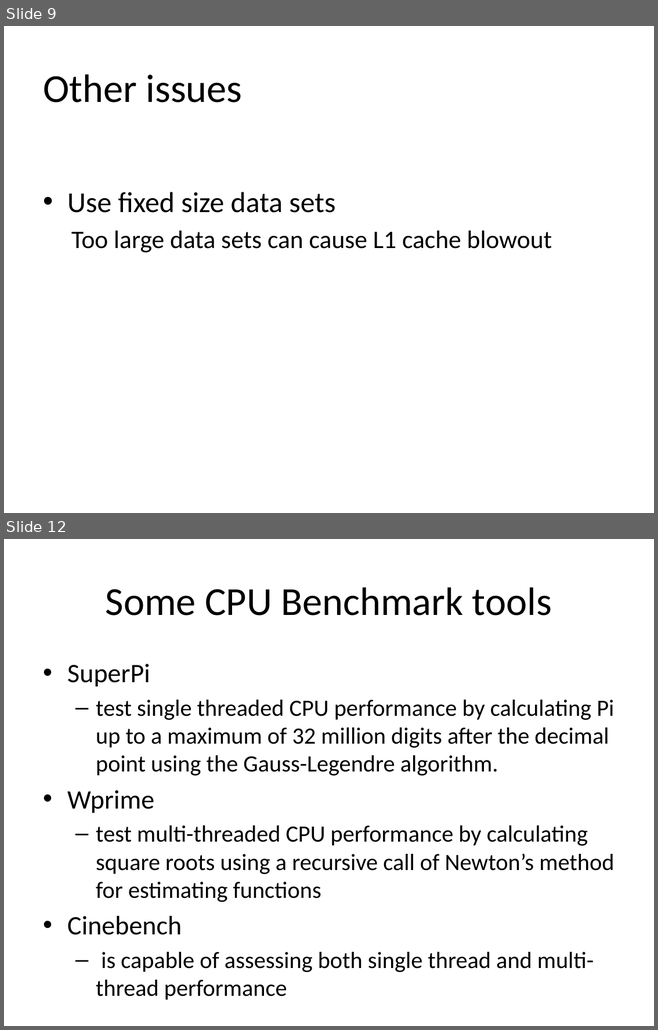
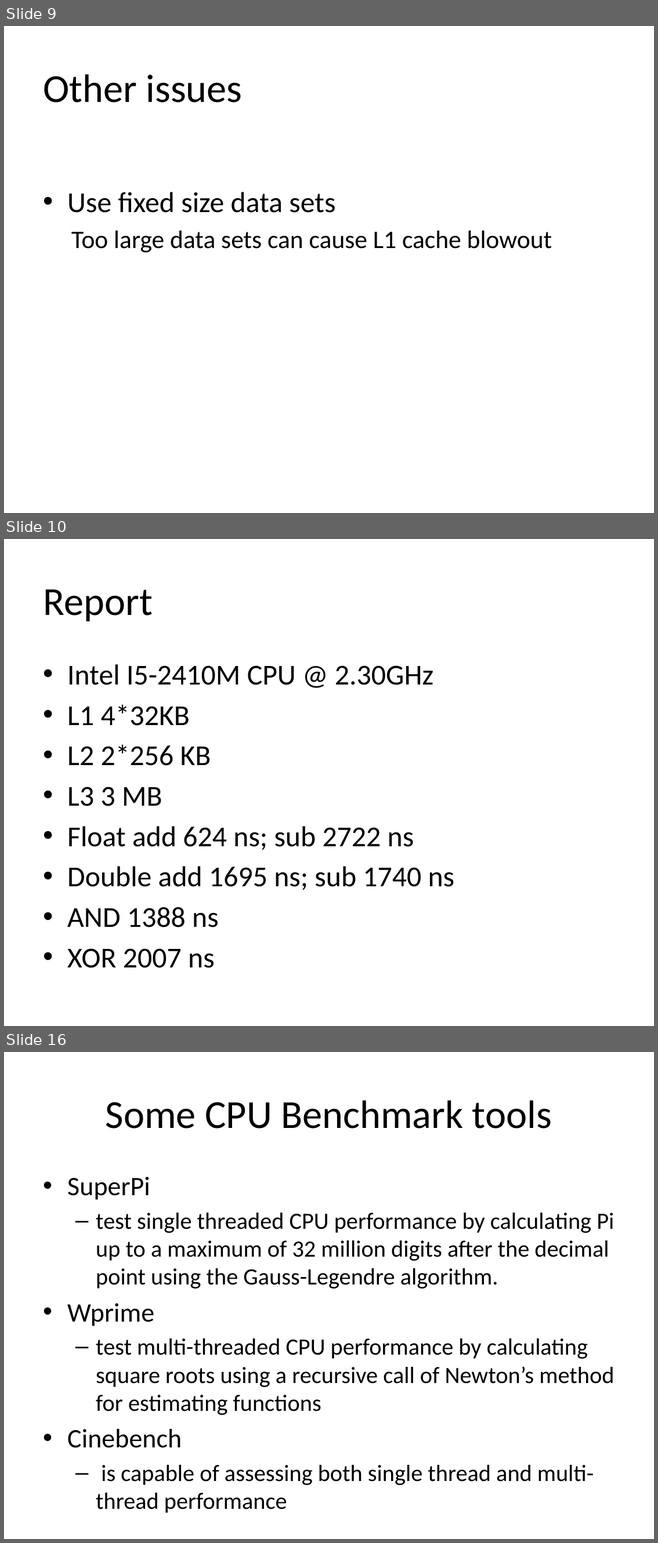
Before and after one commit to Gary3321/cs3813, a slide deck: CPU-BENCHMARK.pptx. Shown one above the other, each under a label of ours: slides 9 and 12 before the commit, slides 9, 10 and 16 after it; the slides between them are not shown. The pictures are 658x1030 and 658x1543 pixels, drawn with LibreOffice and Linux fonts; fonts in the diff are those of the drawing. Boxes give left, top, right and bottom in pixels: in the first picture for what was removed or moved away, otherwise in the second. Text is boxed around its words. In the diff, an @@ line names an element or a change of style, - is before the commit and + after.

```diff
--- a/CPU-BENCHMARK.pptx
+++ b/CPU-BENCHMARK.pptx
@@ slide 10 added at [4, 539, 654, 1026], background #FFFFFF @@
@@ title added at [43, 589, 152, 621], 44 pt, text #000000 @@
+Report
@@ text added at [67, 664, 455, 968], 32 pt, text #000000 @@
+• Intel I5-2410M CPU @ 2.30GHz
+• L1 4*32KB
+• L2 2*256 KB
+• L3 3 MB
+• Float add 624 ns; sub 2722 ns
+• Double add 1695 ns; sub 1740 ns
+• AND 1388 ns
+• XOR 2007 ns
@@ what was slide 12 is now slide 16 @@
```
Also in this commit, not shown: 3 slides changed, 3 other slides added.
